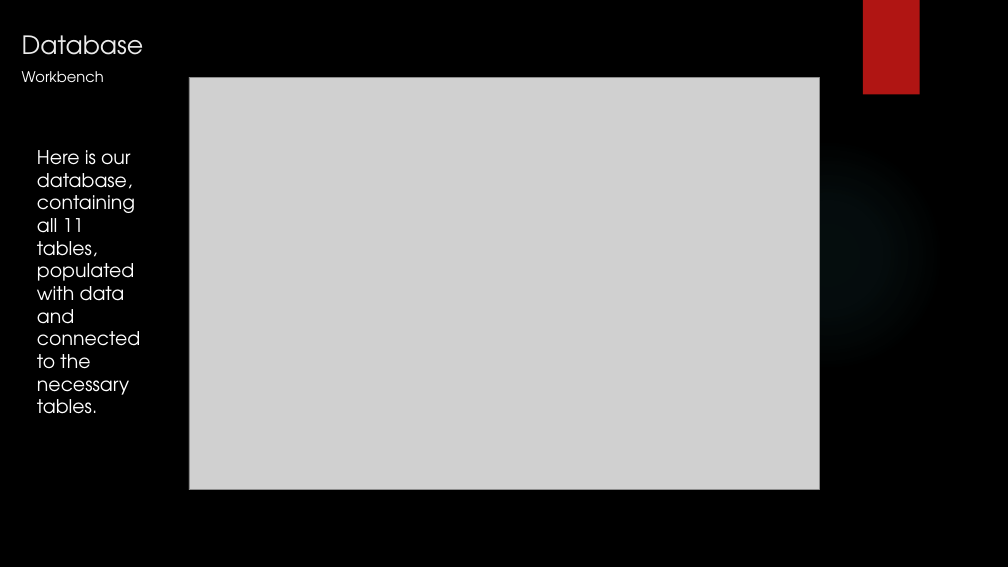
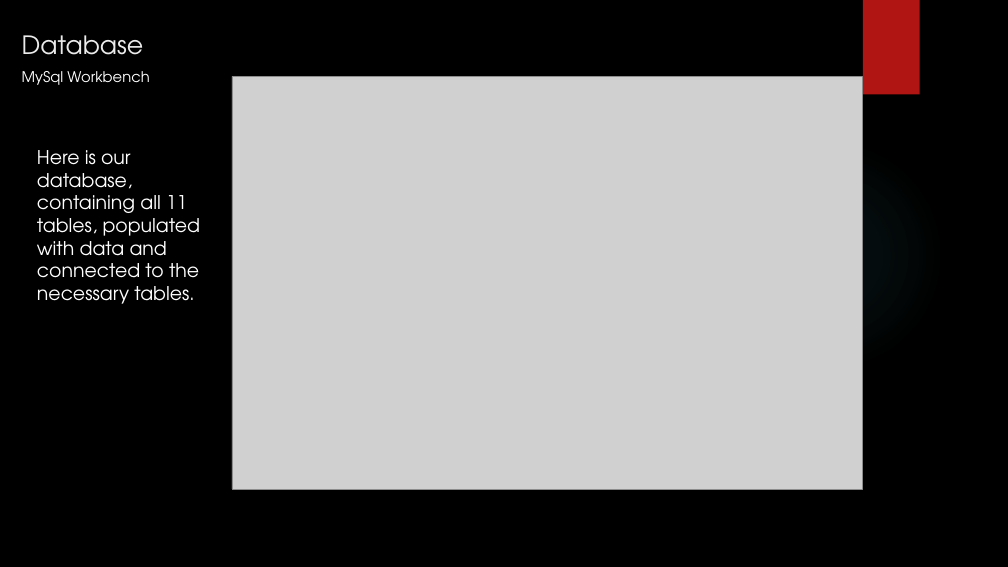
Before and after one commit to mozricsi/zaromunka_kuzdosportok, a slide deck: slide 10 of KüzdőKert.pptx. Drawn at 1008x567 pixels with LibreOffice and Linux fonts; fonts in the diff are those of the drawing; grey boxes stand for pictures; background and template pictures are left out. Boxes give left, top, right and bottom in pixels: in the first picture for what was removed or moved away, otherwise in the second. Text is boxed around its words. In the diff, an @@ line names an element or a change of style, - is before the commit and + after.

```diff
--- a/KüzdőKert.pptx
+++ b/KüzdőKert.pptx
@@ text at [22, 71, 149, 85]: text changed @@
-Workbench
+MySql Workbench
@@ picture: place and size @@
-picture at [189, 77, 819, 490]
+picture at [232, 76, 862, 489]
@@ text "Here is our database, containing ..." rewrapped from [37, 150, 140, 414] to [37, 150, 201, 304] @@
```
Also in this commit, not shown: 6 other slides changed.
